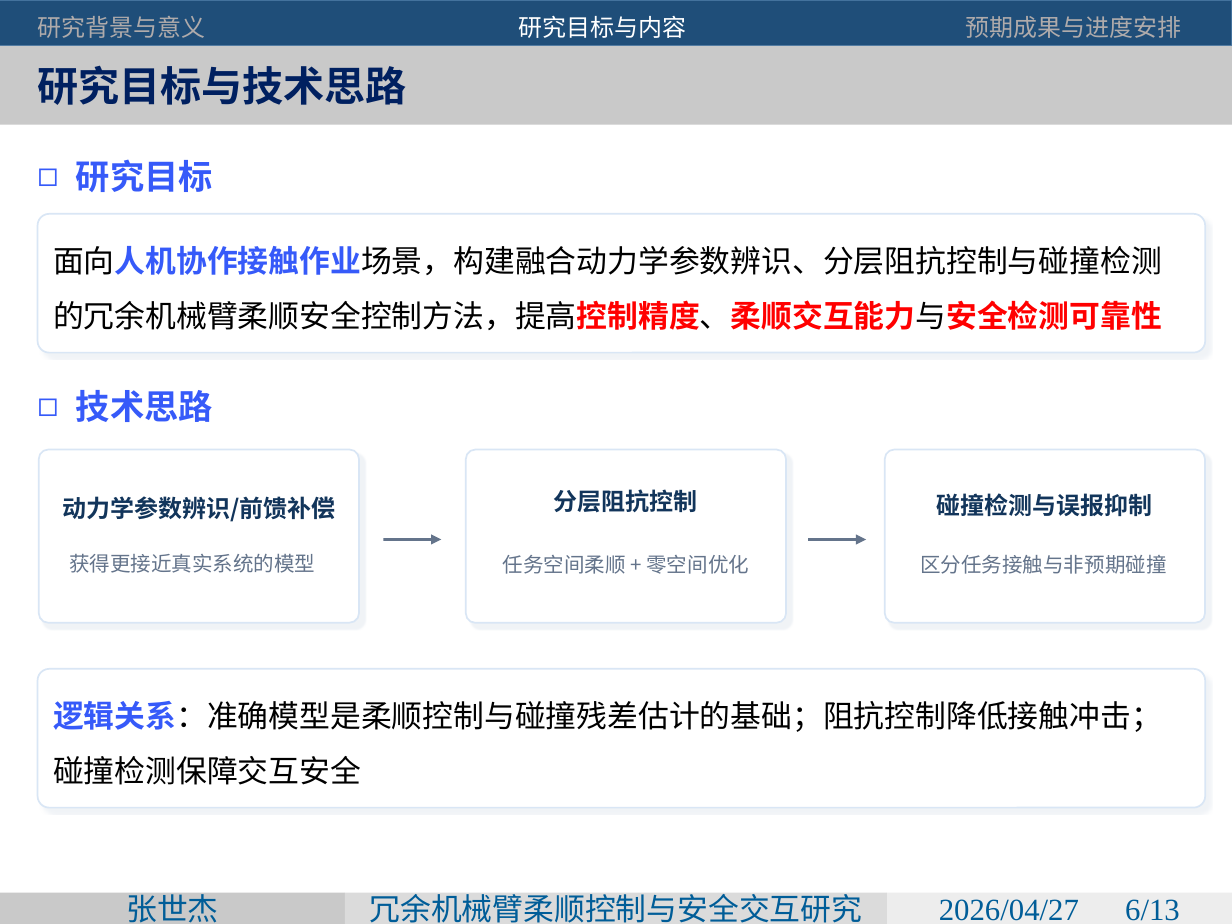
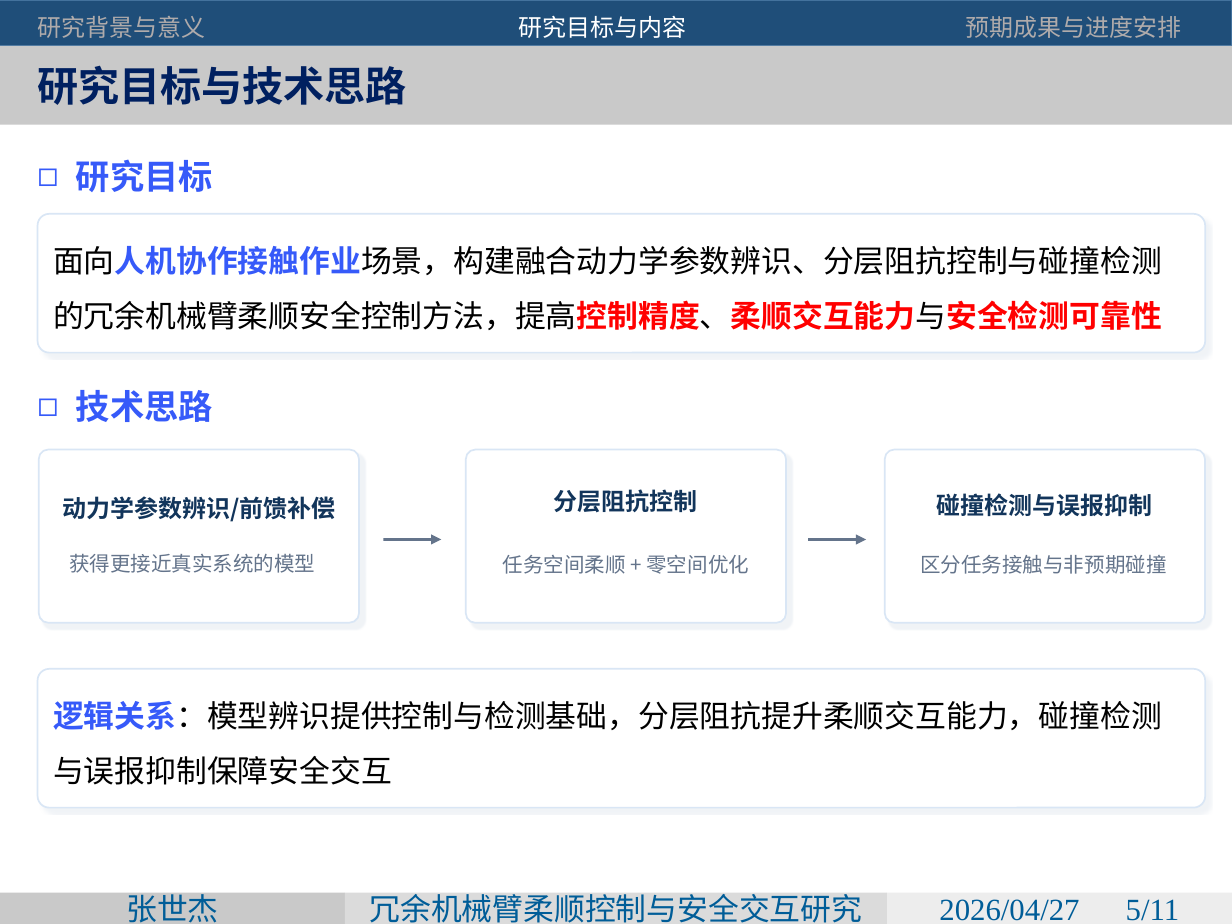
Before and after one commit to NeuroBot-ZSJ/graduation-project, a slide deck: slide 5 of 开题PPT-张世杰.pptx (slide 6 before the commit). Drawn at 1232x924 pixels with LibreOffice and Linux fonts; fonts in the diff are those of the drawing. Boxes give left, top, right and bottom in pixels: in the first picture for what was removed or moved away, otherwise in the second. Text is boxed around its words. In the diff, an @@ line names an element or a change of style, - is before the commit and + after.

```diff
--- a/开题PPT-张世杰.pptx
+++ b/开题PPT-张世杰.pptx
@@ text in rounded rectangle at (53, 701, 1162, 785): text changed @@
-逻辑关系：准确模型是柔顺控制与碰撞残差估计的基础；阻抗控制降低接触冲击；碰撞检测保障交互安全
+逻辑关系：模型辨识提供控制与检测基础，分层阻抗提升柔顺交互能力，碰撞检测与误报抑制保障安全交互
@@ text in rectangle at (939, 899, 1180, 921): text changed @@
-2026/04/27 6/13
+2026/04/27 5/11
```
Also in this commit, not shown: 10 other slides changed, 2 slides removed.
